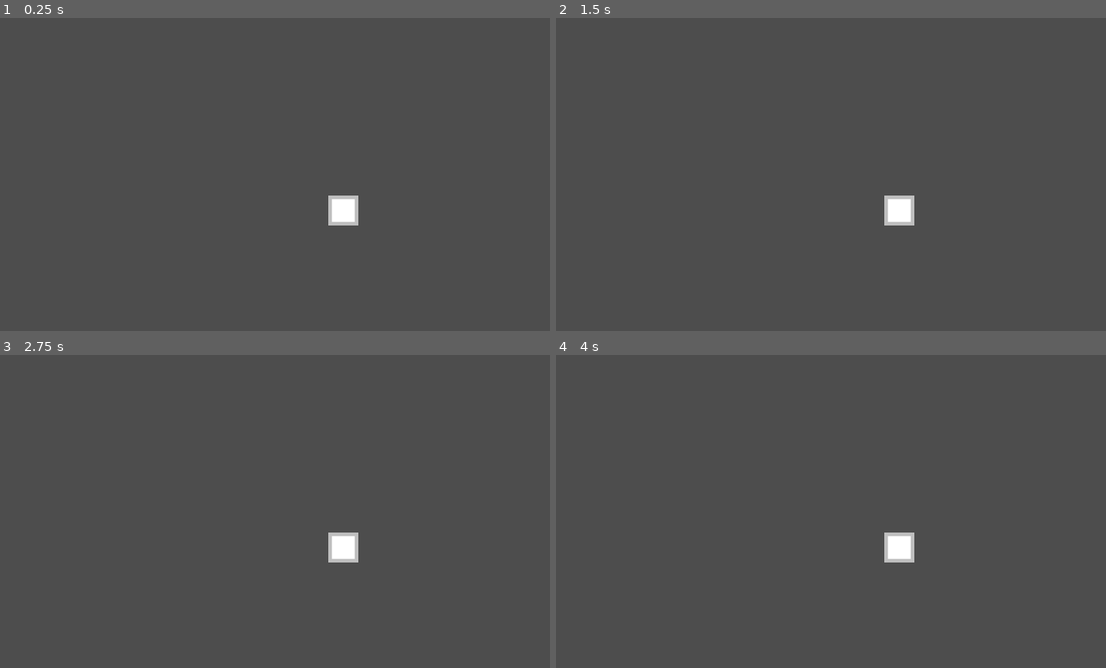
Above: before the commit, frames 1-4 (two rows, left to right).
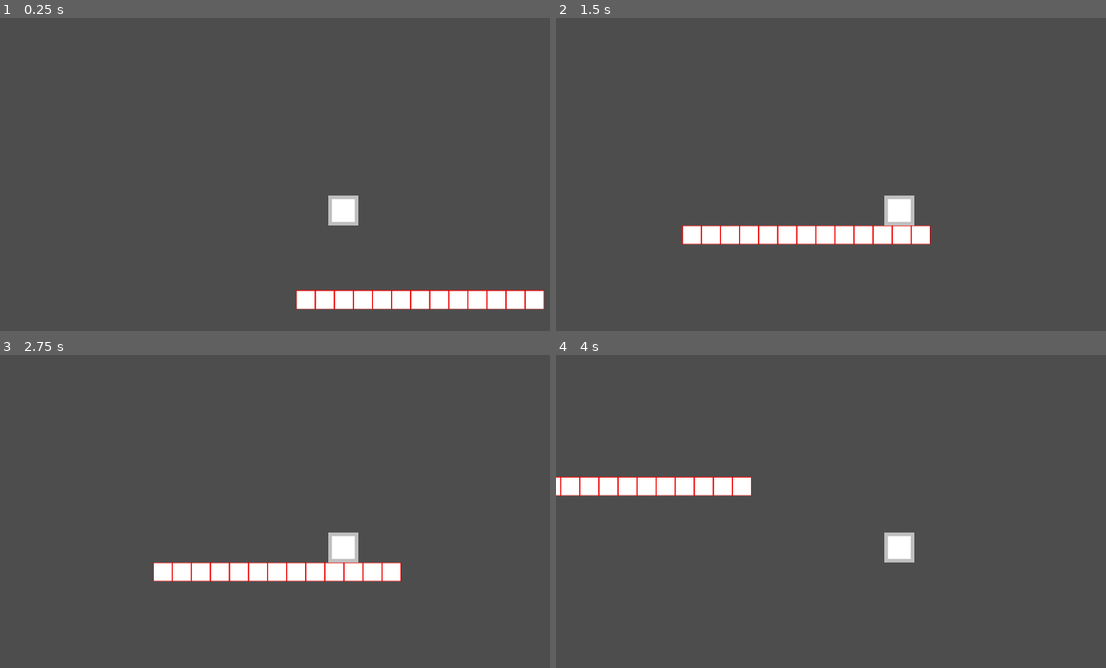
Above: after the commit, the same moments.

Repository: 19PettitR/the-swarm
Game: Godot game, scene res://main.tscn
The game is run twice, just before and just after one commit, with the same random seed, the same clock (stepped at 60 frames per second) and the same inputs.
Inputs:
- Up to frame 1 (0.25 s): no input
- Up to frame 2 (1.5 s): tap Enter (ui_accept) at 0.5, 0.6, 0.77, 1.07, 1.35 s; hold Right (ui_right) from 0.53 s (still down)
- Up to frame 3 (2.75 s): tap Enter (ui_accept) at 1.52, 1.82, 2.1 s; release Right (ui_right) at 2.03 s; hold Left (ui_left) from 2.03 s (still down)
- Up to frame 4 (4 s): release Left (ui_left) at 2.78 s; hold Right (ui_right) from 2.78 s (still down); tap Enter (ui_accept) at 2.85, 3.02, 3.32, 3.6, 3.77 s

The runs differ from the first frame. In frame 1, 2.8% of the frame differs, in the area x 53-99%, y 86-94%; in frame 2, 2.7%; in frame 3, 2.7%; in frame 4, 2.1%.

Commit message:
Player Physics Process

Diff:
--- a/Player/player.gd
+++ b/Player/player.gd
@@ -1,8 +1,49 @@
-extends CharacterBody2D
+class_name Player extends CharacterBody2D
 
+@export var max_health : int = 100
 
-const SPEED = 300.0
-const JUMP_VELOCITY = -400.0
+## These variables are related to character movement, can be changed in the inspector panel
+@export_category("Movement")
+@export var speed : float = 300.0
+@export var jump_velocity : float = -420.0
+@export var gravity_multiplier : float = 0.8
+# The amount that the player is knocked back when they touch an enemy
+@export var knockback_speed : float = 400.0
+
+## These variables are related to dashing, can be changed in the inspector panel
+@export_category("Dash")
+# The amount that the player's velocity is multiplied by when they dash
+@export var dash_boost : int = 5
+# Increases the amount the player decelerates by when dashing so they aren't fast for too long
+@export var dash_deceleration_multiplier : int = 100
+@export var dash_gravity_multiplier : float = 0.2
+@export var dash_cooldown_length : float = 3.0
+
+## These variables are related to attacking, can be changed in the inspector panel
+@export_category("Attack")
+# The strength of the player when they spawn into the level (when the game loads)
+@export var begin_attack_strength : int = 1
+@export var attack_cooldown_length : float = 0.8
+
+var inventory : Array[String] = []
+var health : int = 100
+
+var my_position : Vector2
+var last_facing_right : int = true
+
+var is_dashing : bool = false
+var dash_cooldown : bool = false
+
+var is_attacking : bool = false
+var attack_cooldown : bool = false
+var attack_strength : int = 1
+
+var in_climbing_range : bool = false
+var is_climbing : bool = false#
+var climb_side : String
+var climb_position : float
+var climb_maximum : float
+var climb_minimum : float
 
 
 func _physics_process(delta: float) -> void:
@@ -12,14 +53,14 @@
 
 	# Handle jump.
 	if Input.is_action_just_pressed("ui_accept") and is_on_floor():
-		velocity.y = JUMP_VELOCITY
+		velocity.y = jump_velocity
 
 	# Get the input direction and handle the movement/deceleration.
 	# As good practice, you should replace UI actions with custom gameplay actions.
 	var direction := Input.get_axis("ui_left", "ui_right")
 	if direction:
-		velocity.x = direction * SPEED
+		velocity.x = direction * speed
 	else:
-		velocity.x = move_toward(velocity.x, 0, SPEED)
+		velocity.x = move_toward(velocity.x, 0, speed)
 
 	move_and_slide()
--- a/main.tscn
+++ b/main.tscn
@@ -1,8 +1,20 @@
-[gd_scene load_steps=3 format=3 uid="uid://bodn1k2kmnb7x"]
+[gd_scene load_steps=5 format=3 uid="uid://bodn1k2kmnb7x"]
 
 [ext_resource type="PackedScene" uid="uid://c3f0kuo0h1p3f" path="res://Player/player.tscn" id="1_7u0w7"]
+[ext_resource type="Texture2D" uid="uid://83jlsotu8ofp" path="res://Level/tilemap.png" id="2_kbh2p"]
+
+[sub_resource type="TileSetAtlasSource" id="TileSetAtlasSource_5nyum"]
+texture = ExtResource("2_kbh2p")
+texture_region_size = Vector2i(32, 32)
+0:0/0 = 0
+0:0/0/physics_layer_0/polygon_0/points = PackedVector2Array(-16, -16, 16, -16, 16, 16, -16, 16)
+1:0/0 = 0
+1:0/0/physics_layer_0/polygon_0/points = PackedVector2Array(-16, -16, 16, -16, 16, 16, -16, 16)
 
 [sub_resource type="TileSet" id="TileSet_q2n1h"]
+tile_size = Vector2i(32, 32)
+physics_layer_0/collision_layer = 1
+sources/1 = SubResource("TileSetAtlasSource_5nyum")
 
 [node name="Node2D" type="Node2D"]
 
@@ -13,3 +25,4 @@
 [node name="TileMap" type="TileMap" parent="."]
 tile_set = SubResource("TileSet_q2n1h")
 format = 2
+layer_0/tile_data = PackedInt32Array(1179650, 65537, 0, 1179651, 65537, 0, 1179652, 65537, 0, 1179653, 65537, 0, 1179654, 65537, 0, 1179655, 65537, 0, 1179656, 65537, 0, 1179657, 65537, 0, 1179658, 65537, 0, 1179659, 65537, 0, 1179660, 65537, 0, 1179661, 65537, 0, 1179662, 65537, 0)
Binary file added: Level/tilemap.png
Not shown, added: Level/tilemap.png.import
